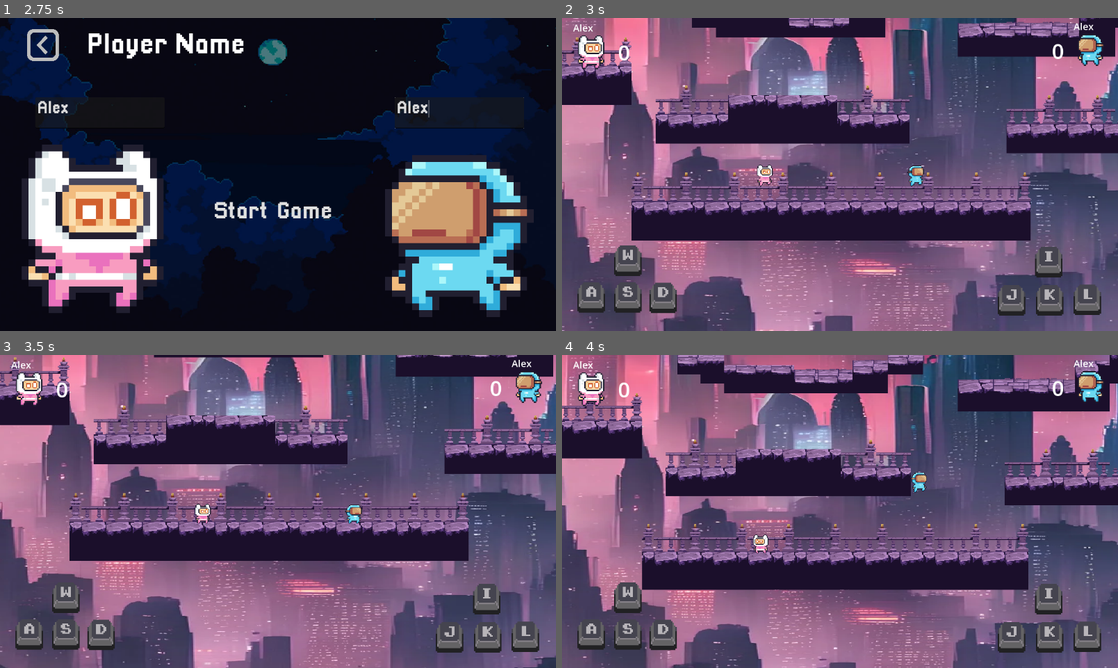
Above: before the commit, frames 1-4 (two rows, left to right).
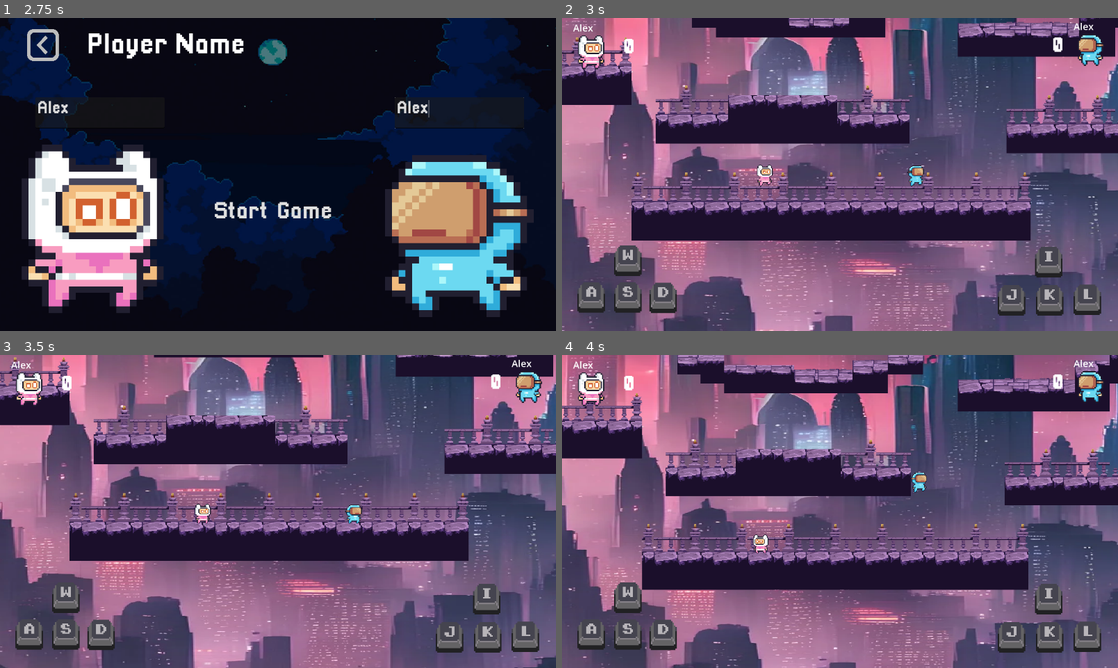
Above: after the commit, the same moments.

Repository: Bbulat7804/Team-Paling-Seronok-24
Game: Godot game, scene res://Scenes/MainScreen.tscn
The game is run twice, just before and just after one commit, with the same random seed, the same clock (stepped at 60 frames per second) and the same inputs.
Inputs (mouse positions are in pixels of both pictures, inside the frame that each line leads up to):
- Up to frame 1 (2.75 s): click "Start Game" at 0.5 s; click "Classic" at 1.25 s; click (100, 111) at 2.02 s; type "Alex" at 2.1 s; click (461, 111) at 2.25 s; type "Alex" at 2.33 s
- Up to frame 2 (3 s): click "Start Game" at 2.75 s
- Up to frame 3 (3.5 s): no input
- Up to frame 4 (4 s): move the mouse to (962, 495) at 3.52 s; tap A (A) at 3.6 s; tap I (I) at 3.8 s

Frame 1 is identical in both runs. In frame 2, 0.2% of the frame differs, in the area x 10-91%, y 6-14%; in frame 3, 0.2%; in frame 4, 0.2%.

Commit message:
Update ingameStats.tscn

Diff:
--- a/Scenes/ingameStats.tscn
+++ b/Scenes/ingameStats.tscn
@@ -1,8 +1,9 @@
-[gd_scene load_steps=20 format=3 uid="uid://xr60wvgusf84"]
+[gd_scene load_steps=21 format=3 uid="uid://xr60wvgusf84"]
 
 [ext_resource type="Script" path="res://Scripts/ingame_stats.gd" id="1_qik5j"]
 [ext_resource type="Texture2D" uid="uid://c7jq43747qyek" path="res://Assets/Main_character/Idle (32x32).png" id="1_rd3bs"]
 [ext_resource type="Texture2D" uid="uid://bfuftyxeksv3i" path="res://Assets/Main_character/Idle2 (32x32).png" id="2_yy52u"]
+[ext_resource type="FontFile" uid="uid://byw2kvxgxn3dm" path="res://Assets/Font/Pixellari.ttf" id="3_h8xvq"]
 [ext_resource type="Texture2D" uid="uid://gdhlju1tx44w" path="res://Assets/images/SimpleKeys/SimpleKeys/Jumbo/Dark/Single PNGs/W.png" id="3_velod"]
 [ext_resource type="Texture2D" uid="uid://b1o1nx0thbmpb" path="res://Assets/images/SimpleKeys/SimpleKeys/Jumbo/Dark/Single PNGs/A.png" id="4_73g4h"]
 [ext_resource type="Texture2D" uid="uid://dfoc7mutd8xvw" path="res://Assets/images/SimpleKeys/SimpleKeys/Jumbo/Dark/Single PNGs/S.png" id="5_x2n67"]
@@ -77,8 +78,13 @@
 layout_mode = 0
 offset_left = 90.0
 offset_top = 24.0
-offset_right = 136.0
-offset_bottom = 85.0
+offset_right = 156.0
+offset_bottom = 112.0
+theme_override_colors/font_shadow_color = Color(0.774522, 0.00100767, 0.857914, 1)
+theme_override_constants/shadow_offset_x = 5
+theme_override_constants/shadow_offset_y = 5
+theme_override_fonts/font = ExtResource("3_h8xvq")
+theme_override_font_sizes/font_size = 20
 text = "0"
 label_settings = SubResource("LabelSettings_7d44e")
 horizontal_alignment = 1
@@ -184,6 +190,11 @@
 offset_right = 88.0
 offset_bottom = 30.0
 grow_vertical = 2
+theme_override_colors/font_shadow_color = Color(0.671553, 0.000272805, 0.65316, 1)
+theme_override_colors/font_outline_color = Color(0, 0, 0, 1)
+theme_override_constants/shadow_offset_x = 5
+theme_override_constants/shadow_offset_y = 5
+theme_override_fonts/font = ExtResource("3_h8xvq")
 text = "0"
 label_settings = SubResource("LabelSettings_npjrn")
 horizontal_alignment = 1
